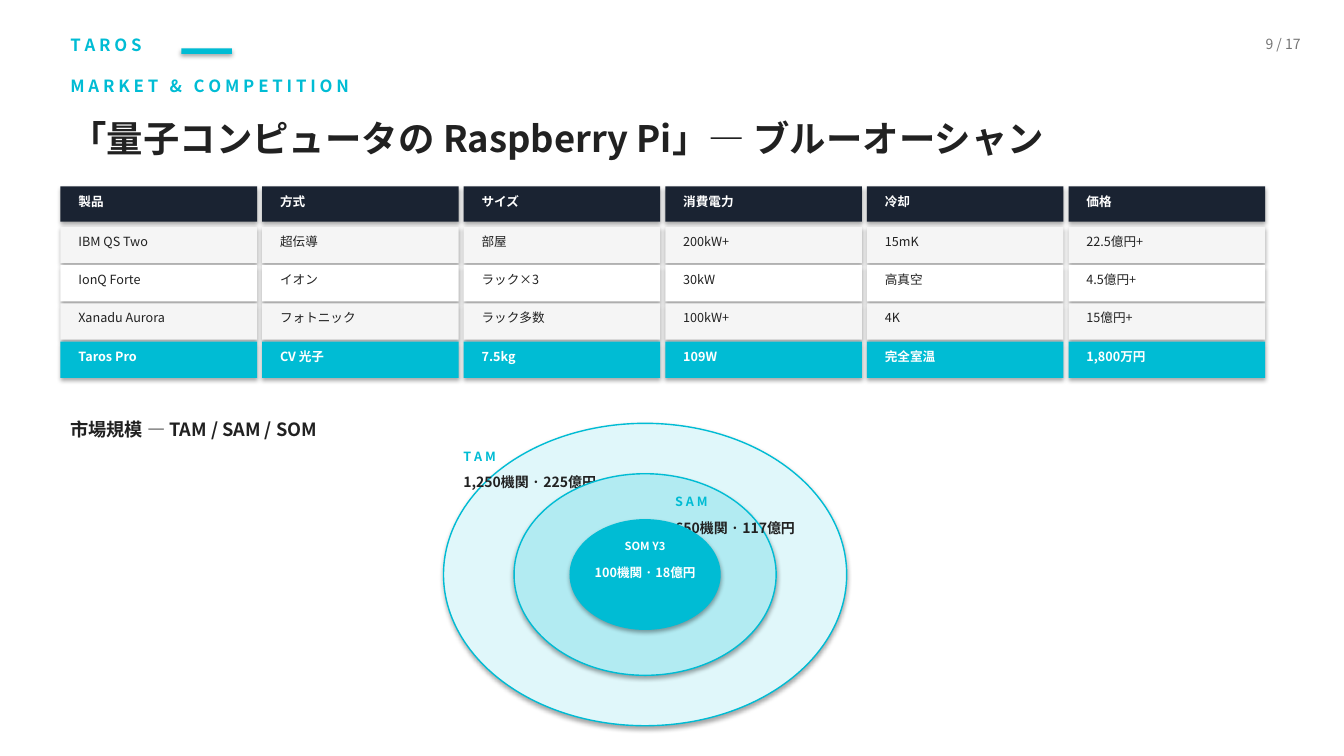
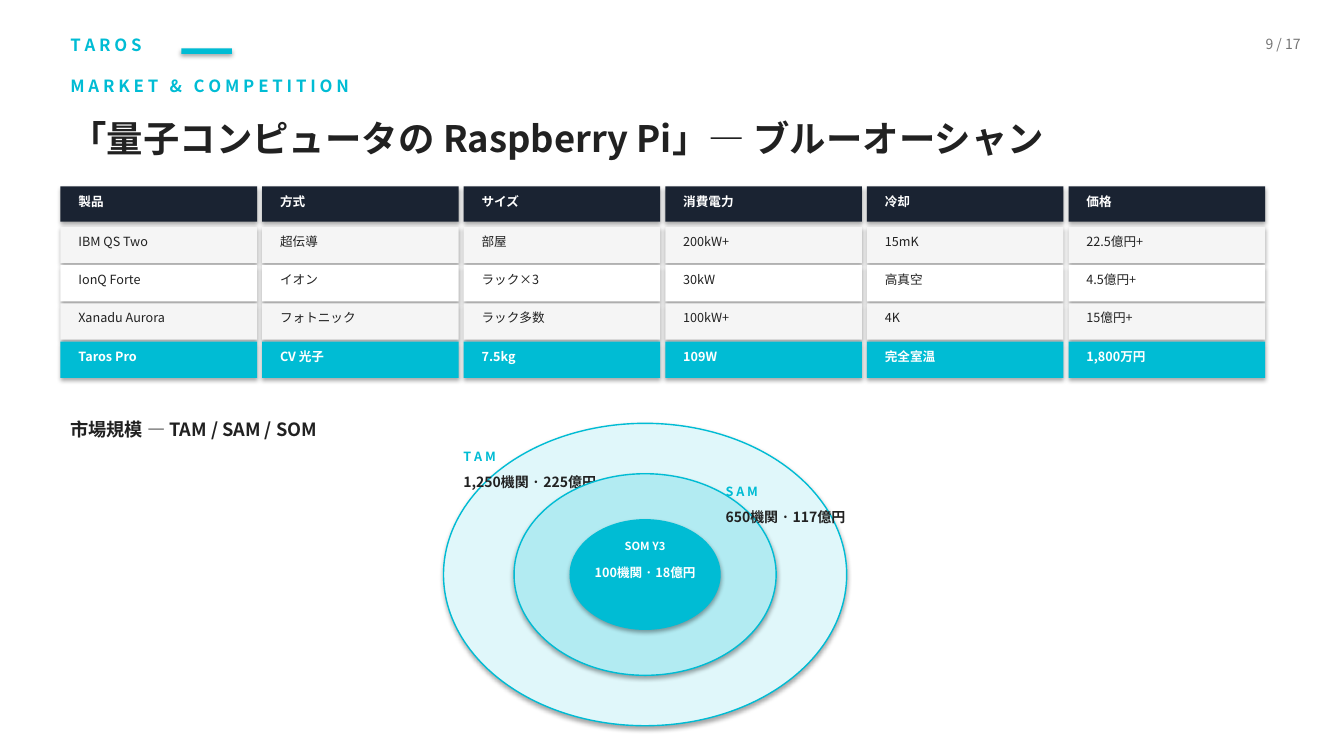
Before and after one commit to TomohiroTani28/Taros, a slide deck: slide 9 of assets/TAROS_Investor_Pitch_Revised.pptx. Drawn at 1344x756 pixels with LibreOffice and Linux fonts; fonts in the diff are those of the drawing. Boxes give left, top, right and bottom in pixels: in the first picture for what was removed or moved away, otherwise in the second. Text is boxed around its words. In the diff, an @@ line names an element or a change of style, - is before the commit and + after.

```diff
--- a/assets/TAROS_Investor_Pitch_Revised.pptx
+++ b/assets/TAROS_Investor_Pitch_Revised.pptx
@@ text "S A M" rewrapped from <box>675,496,708,506</box> to <box>726,483,758,500</box> @@
@@ text "650機関 · 117億円": place and size @@
-text "650機関 · 117億円" at <box>675,519,795,537</box>
+text "650機関 · 117億円" at <box>726,509,846,527</box>
```
Also in this commit, not shown: 2 other files.
